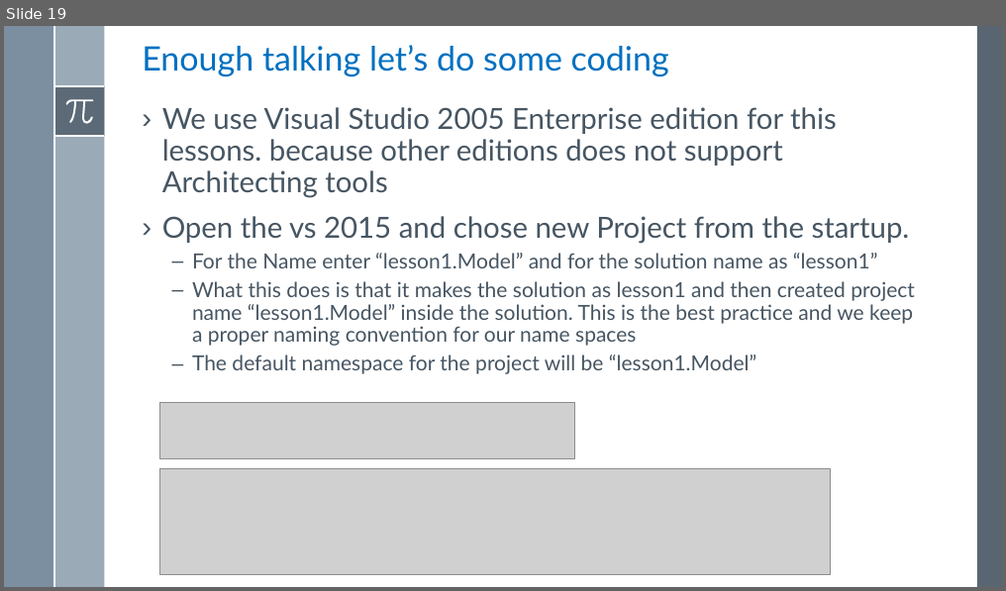
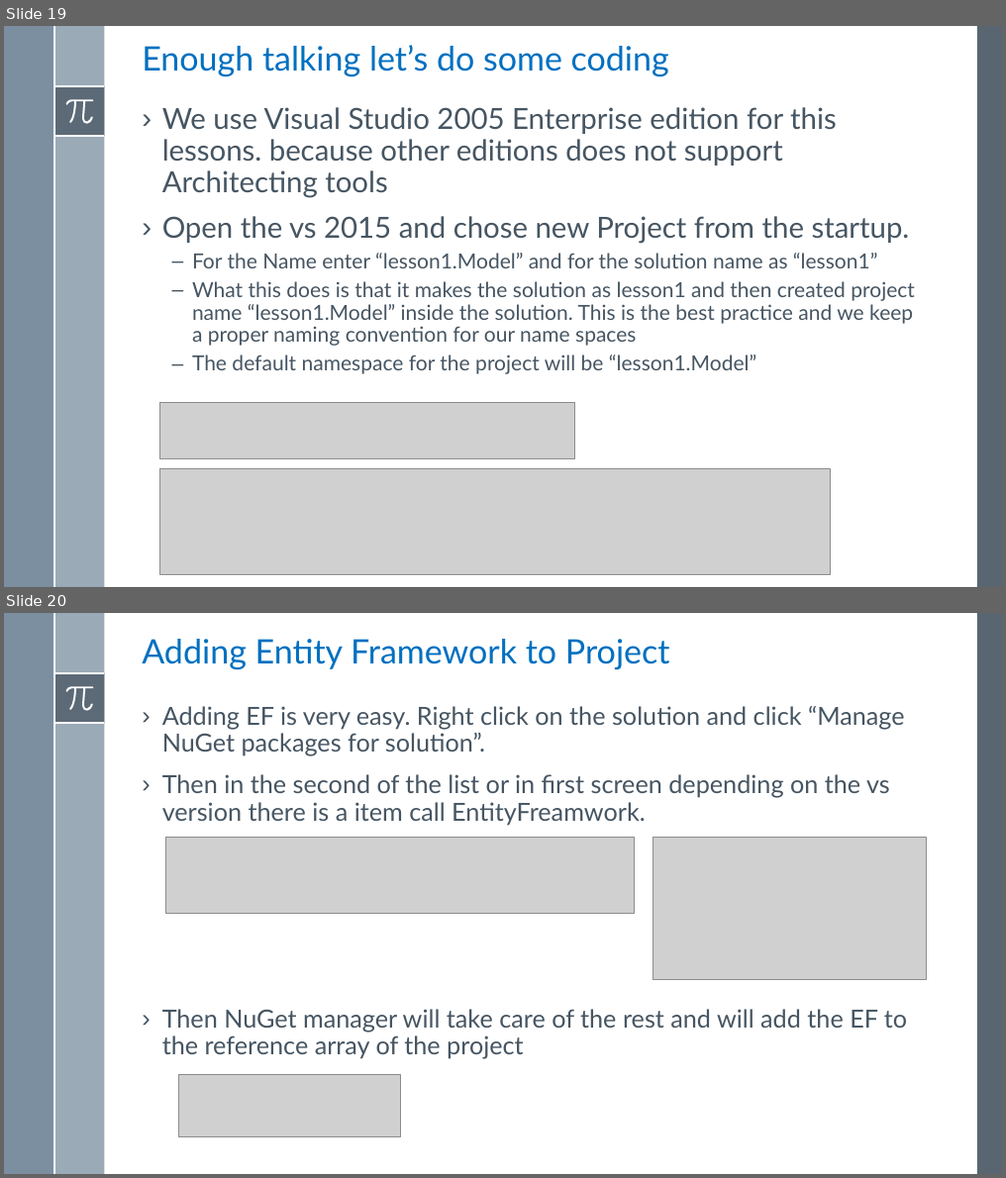
Before and after one commit to asachanxxx/WebApiTraning, a slide deck: Notes/Lesson 1/Lesson 1 - Implement First Bound Context Using Entity Framework.pptx. Shown one above the other, each under a label of ours: slide 19 before the commit, slides 19 and 20 after it. The pictures are 1006x591 and 1006x1178 pixels, drawn with LibreOffice and Linux fonts; fonts in the diff are those of the drawing; grey boxes stand for pictures. Boxes give left, top, right and bottom in pixels: in the first picture for what was removed or moved away, otherwise in the second. Text is boxed around its words. In the diff, an @@ line names an element or a change of style, - is before the commit and + after.

```diff
--- a/Notes/Lesson 1/Lesson 1 - Implement First Bound Context Using Entity Framework.pptx
+++ b/Notes/Lesson 1/Lesson 1 - Implement First Bound Context Using Entity Framework.pptx
@@ slide 20 added at box(4, 613, 1002, 1174), background #FFFFFF; not listed: 8 template elements that a slide beside it also shows @@
@@ title added at box(142, 639, 670, 670), 32.4 pt, text #0070C0 @@
+Adding Entity Framework to Project
@@ text added at box(162, 706, 907, 1059), 24 pt, text #465562 @@
+› Adding EF is very easy. Right click on the solution and click “Manage NuGet packages for solution”.
+› Then in the second of the list or in first screen depending on the vs version there is a item call EntityFreamwork.
+› Then NuGet manager will take care of the rest and will add the EF to the reference array of the project
@@ picture added at box(165, 838, 634, 913) @@
@@ picture added at box(652, 838, 927, 980) @@
@@ picture added at box(178, 1075, 400, 1137) @@
```
Also in this commit, not shown: 9 other slides added, 2 slides removed, 3 other files.
